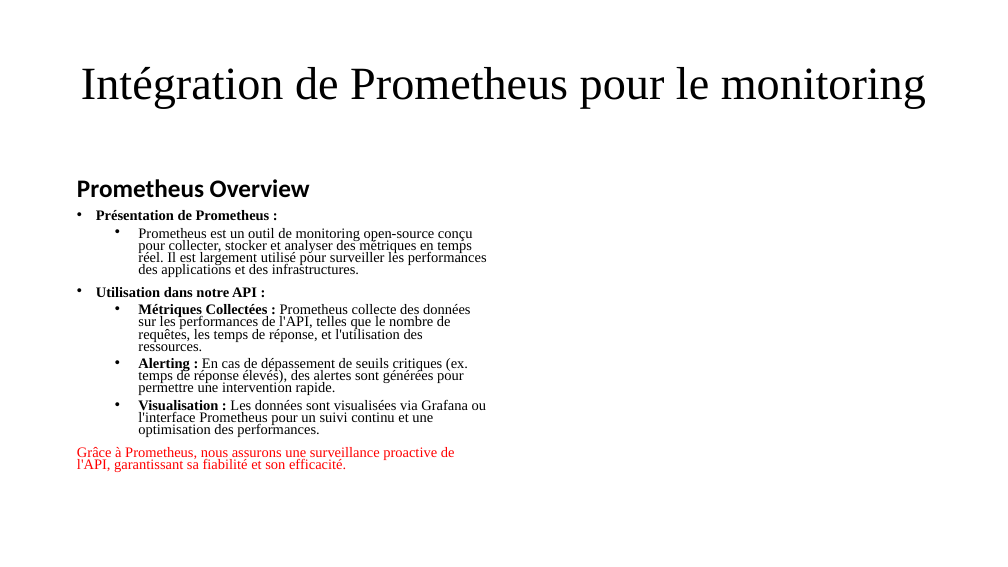
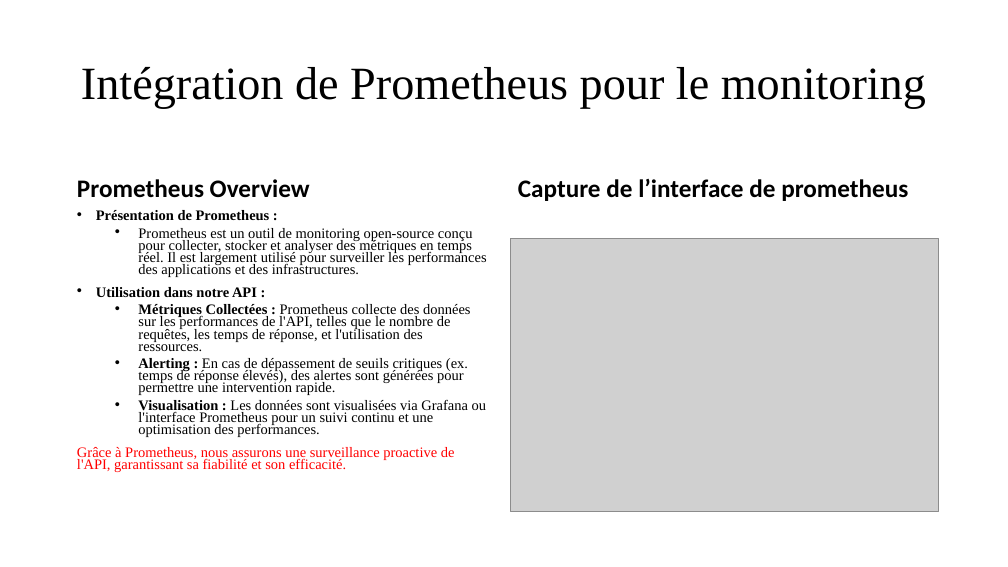
Before and after one commit to Issouftraore/projet-developpement-a-base-de-composant, a slide deck: slide 7 of Mise en place d’une application RESTful Spring Boot.pptx. Drawn at 1008x567 pixels with LibreOffice and Linux fonts; fonts in the diff are those of the drawing; grey boxes stand for pictures. Boxes give left, top, right and bottom in pixels: in the first picture for what was removed or moved away, otherwise in the second. Text is boxed around its words. In the diff, an @@ line names an element or a change of style, - is before the commit and + after.

```diff
--- a/Mise en place d’une application RESTful Spring Boot.pptx
+++ b/Mise en place d’une application RESTful Spring Boot.pptx
@@ text added at [518,179,908,201], 24 pt, text #000000, bold @@
+Capture de l’interface de prometheus
@@ picture added at [510,238,939,512] @@
```
Also in this commit, not shown: 3 other slides changed, 1 other file.
